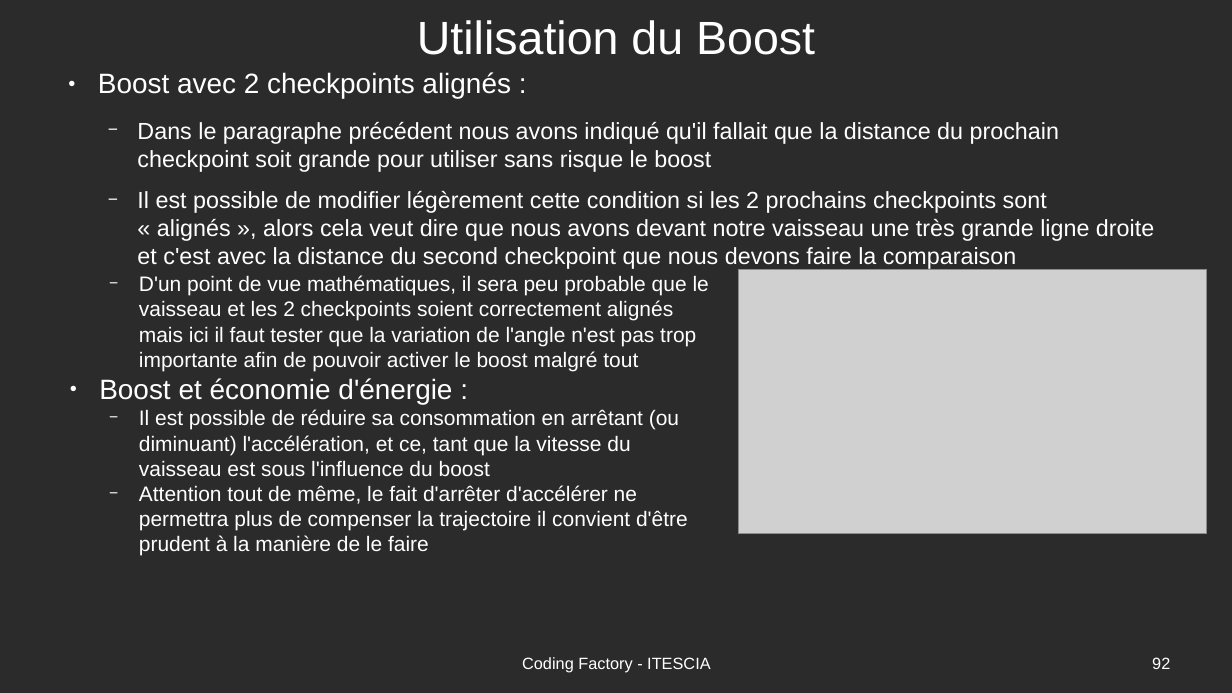
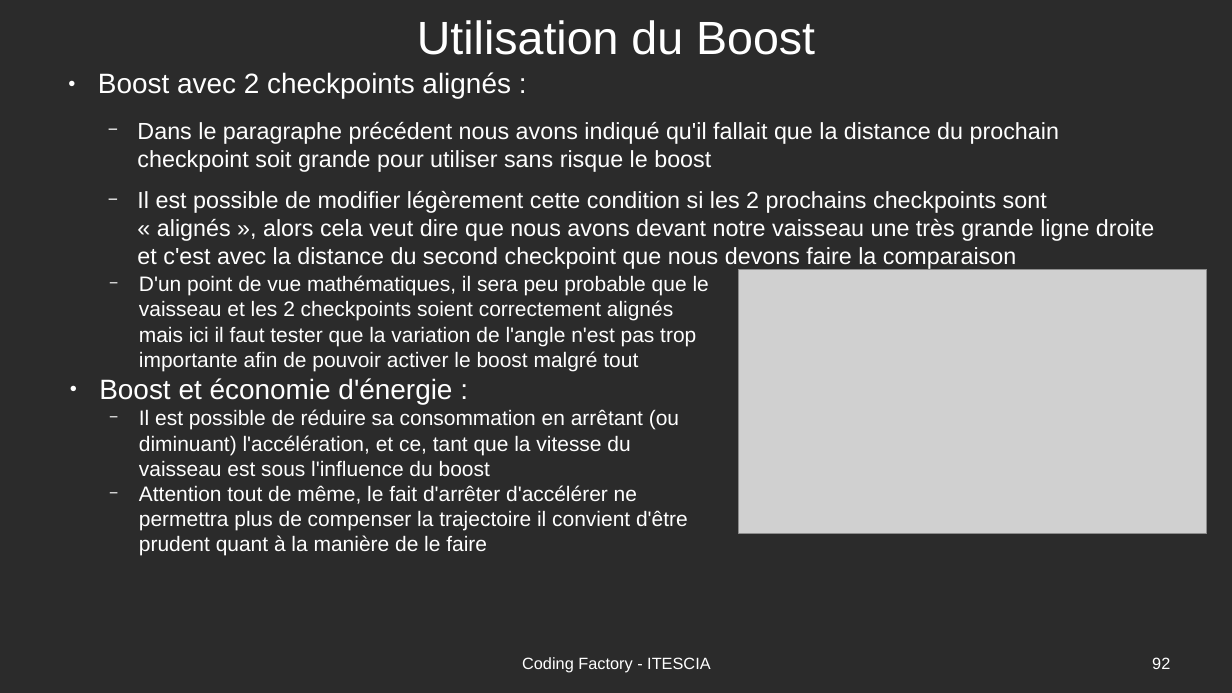
Before and after one commit to Romuald78/codingdojo_studentplugin, a slide deck: slide 92 of resources/doc/piscine_codingfactory.odp. Drawn at 1232x693 pixels with LibreOffice and Linux fonts; fonts in the diff are those of the drawing; grey boxes stand for pictures; background and template pictures are left out; a plain dark background stands for a picture behind light text. Boxes give left, top, right and bottom in pixels: in the first picture for what was removed or moved away, otherwise in the second. Text is boxed around its words. In the diff, an @@ line names an element or a change of style, - is before the commit and + after.

```diff
--- a/resources/doc/piscine_codingfactory.odp
+++ b/resources/doc/piscine_codingfactory.odp
@@ text at [139,485,688,556]: text changed @@
-  − Attention tout de même, le fait d'arrêter d'accélérer ne permettra plus de compenser la trajectoire il convient d'être prudent à la manière de le faire
+  − Attention tout de même, le fait d'arrêter d'accélérer ne permettra plus de compenser la trajectoire il convient d'être prudent quant à la manière de le faire
```
Also in this commit, not shown: 3 other slides changed, 1 other file.
